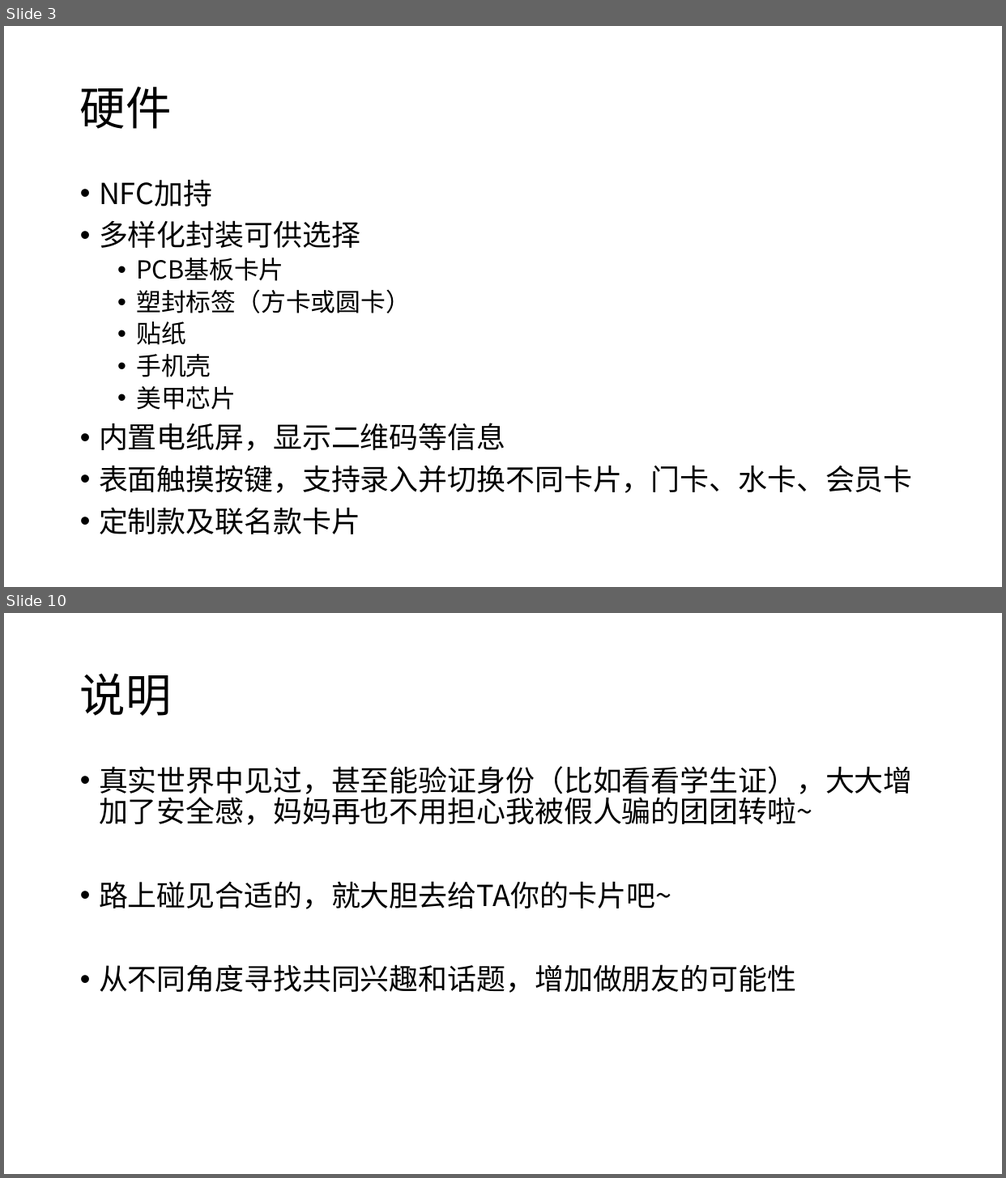
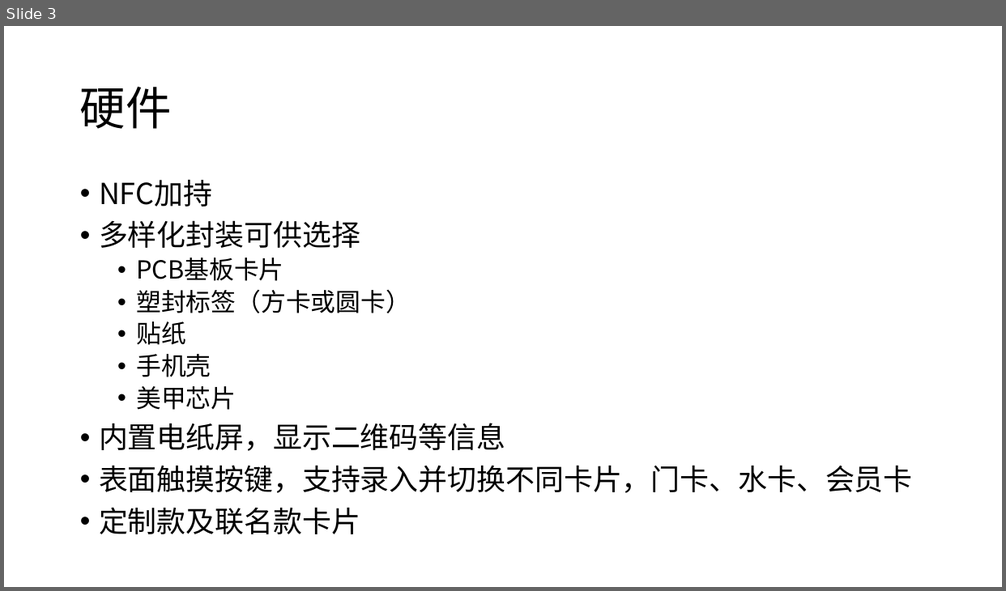
Before and after one commit to TingliangZhang/girlsday2021, a slide deck: LaunchEvent/2021FutureInteractionSpacialEvent.pptx. Shown one above the other, each under a label of ours: slides 3 and 10 before the commit, slide 3 after it; the slides between them are not shown. The pictures are 1006x1178 and 1006x591 pixels, drawn with LibreOffice and Linux fonts; fonts in the diff are those of the drawing. Boxes give left, top, right and bottom in pixels: in the first picture for what was removed or moved away, otherwise in the second. Text is boxed around its words. In the diff, an @@ line names an element or a change of style, - is before the commit and + after.

```diff
--- a/LaunchEvent/2021FutureInteractionSpacialEvent.pptx
+++ b/LaunchEvent/2021FutureInteractionSpacialEvent.pptx
@@ slide 10 removed at (4,613,1002,1174), background #FFFFFF @@
@@ title removed at (80,674,172,716) @@
-说明
@@ text removed at (99,766,913,993) @@
-• 真实世界中见过，甚至能验证身份（比如看看学生证），大大增加了安全感，妈妈再也不用担心我被假人骗的团团转啦~
-• 路上碰见合适的，就大胆去给TA你的卡片吧~
-• 从不同角度寻找共同兴趣和话题，增加做朋友的可能性
```
Also in this commit, not shown: 4 slides changed, 3 slides added, 2 other slides removed.
